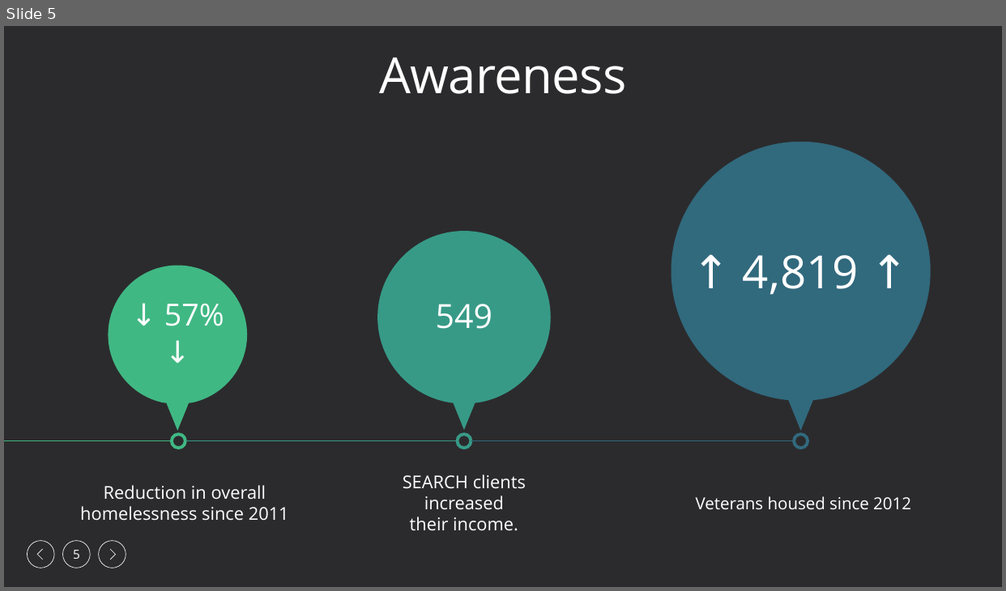
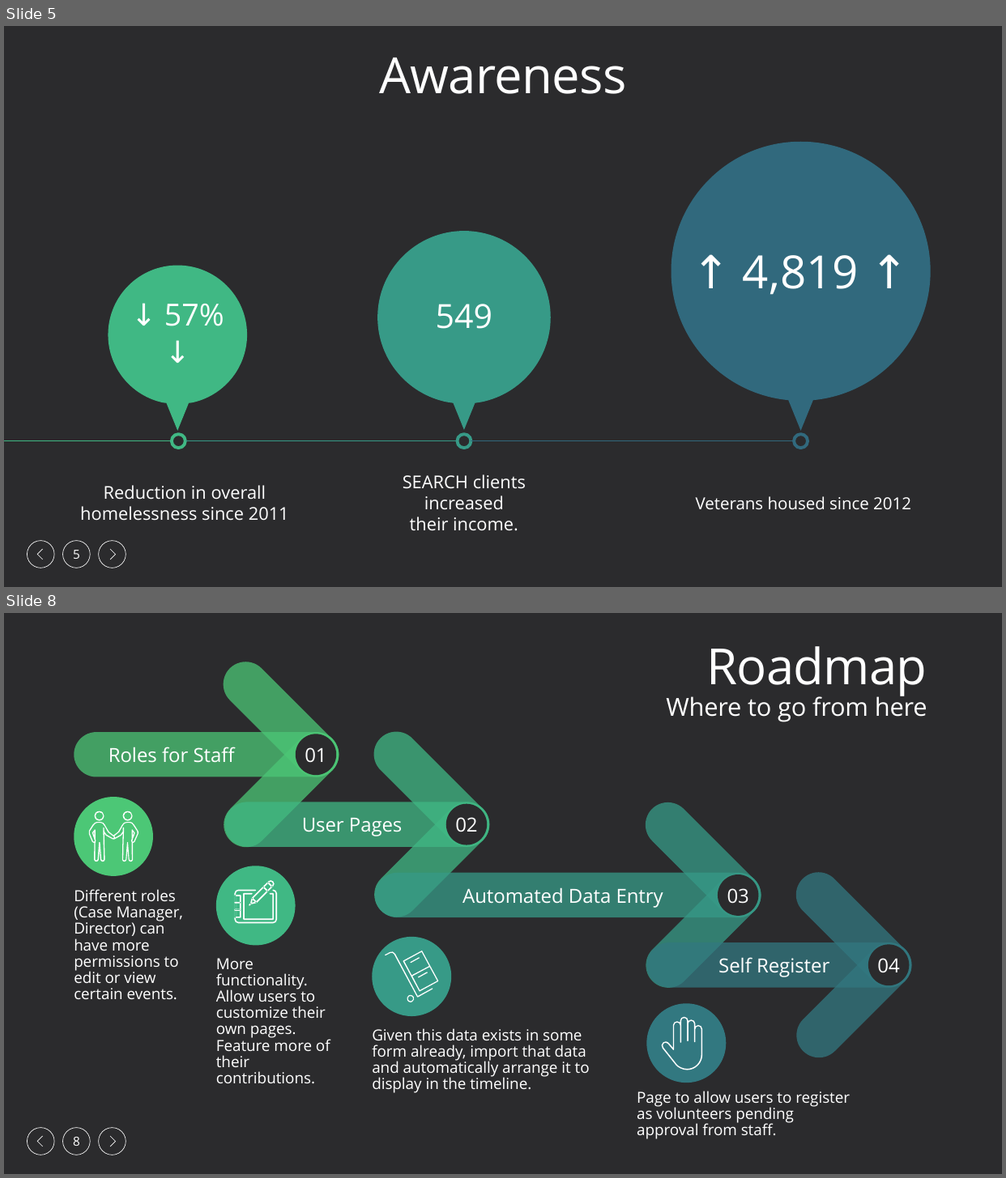
Before and after one commit to Houston17/team-4, a slide deck: Final Presentation.pptx. Shown one above the other, each under a label of ours: slide 5 before the commit, slides 5 and 8 after it; the slides between them are not shown. The pictures are 1006x591 and 1006x1178 pixels, drawn with LibreOffice and Linux fonts; fonts in the diff are those of the drawing. Boxes give left, top, right and bottom in pixels: in the first picture for what was removed or moved away, otherwise in the second. Text is boxed around its words. In the diff, an @@ line names an element or a change of style, - is before the commit and + after.

```diff
--- a/Final Presentation.pptx
+++ b/Final Presentation.pptx
@@ slide 8 added at [4,613,1002,1174], background #2B2B2D; not listed: 6 template elements that a slide beside it also shows @@
@@ title added at [706,646,927,698], 48 pt, text #FFFFFF @@
+Roadmap
@@ text added at [666,692,927,722], 24 pt, text #FFFFFF @@
+Where to go from here
@@ group added at [74,653,348,857]: 3 rounded rectangles, 1 ellipse @@
+Roles for Staff
+01
@@ group added at [225,722,499,927]: 3 rounded rectangles, 1 ellipse @@
+User Pages
+02
@@ group added at [74,797,153,876]: 3 freeform shapes, 1 ellipse @@
@@ ellipse added at [216,866,296,945], fill #40B884 @@
@@ group added at [374,793,770,998]: 3 rounded rectangles, 1 ellipse @@
+Automated Data Entry
+03
@@ text added at [74,889,184,999], 14.7 pt, text #FFFFFF @@
+Different roles (Case Manager, Director) can have more permissions to edit or view certain events.
@@ freeform shape added at [235,880,277,924], fill #FFFFFF @@
@@ group added at [647,863,921,1067]: 3 rounded rectangles, 1 ellipse @@
+Self Register
+04
@@ text added at [216,958,330,1084], 14.7 pt, text #FFFFFF @@
+More functionality. Allow users to customize their own pages. Feature more of their contributions.
@@ group added at [373,937,452,1016]: 5 freeform shapes, 1 ellipse @@
@@ ellipse added at [647,1003,727,1083], fill #327880 @@
@@ freeform shape added at [661,1017,702,1071], fill #FFFFFF @@
@@ text added at [372,1029,590,1093], 14.7 pt, text #FFFFFF @@
+Given this data exists in some form already, import that data and automatically arrange it to display in the timeline.
@@ text added at [637,1091,850,1139], 14.7 pt, text #FFFFFF @@
+Page to allow users to register as volunteers pending approval from staff.
```
Also in this commit, not shown: 3 slides changed, 1 other slide added.
